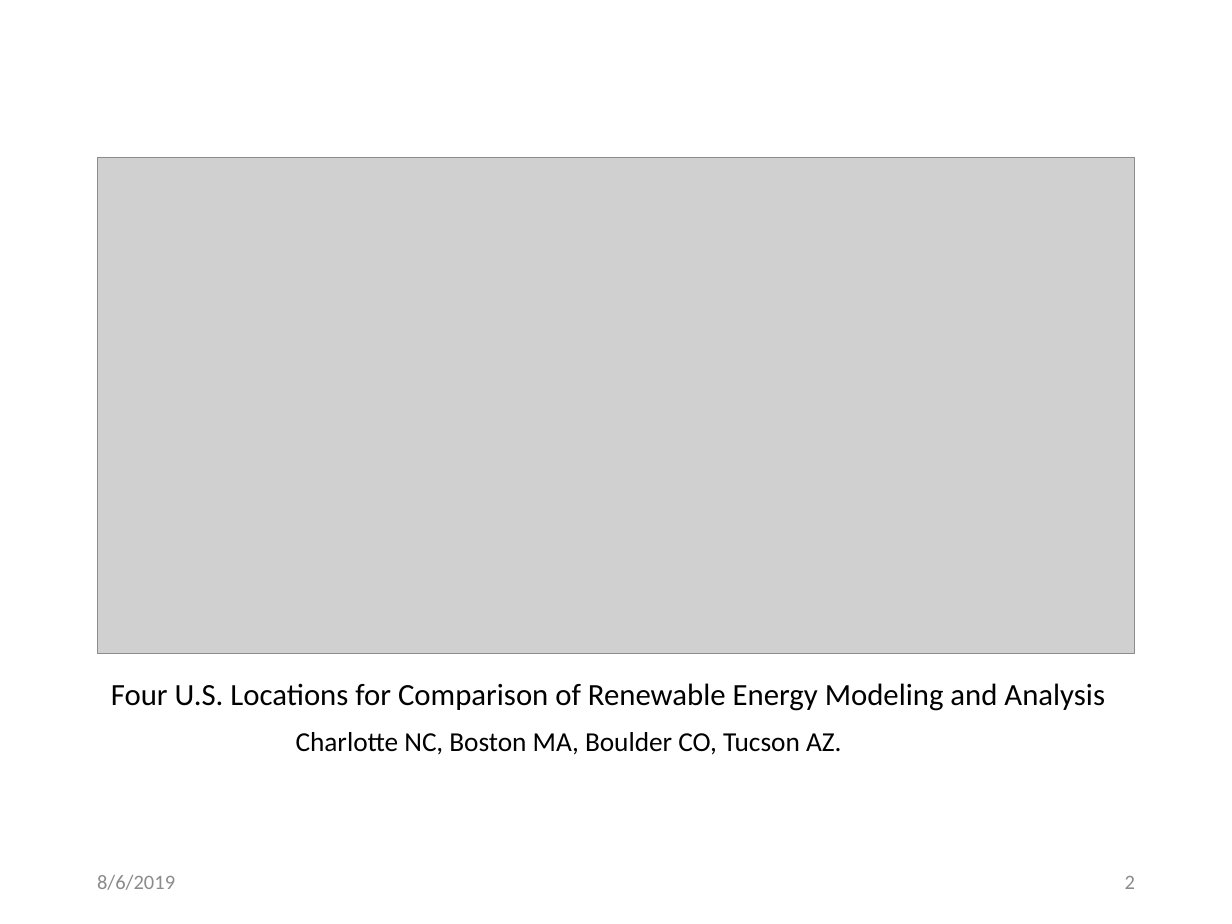
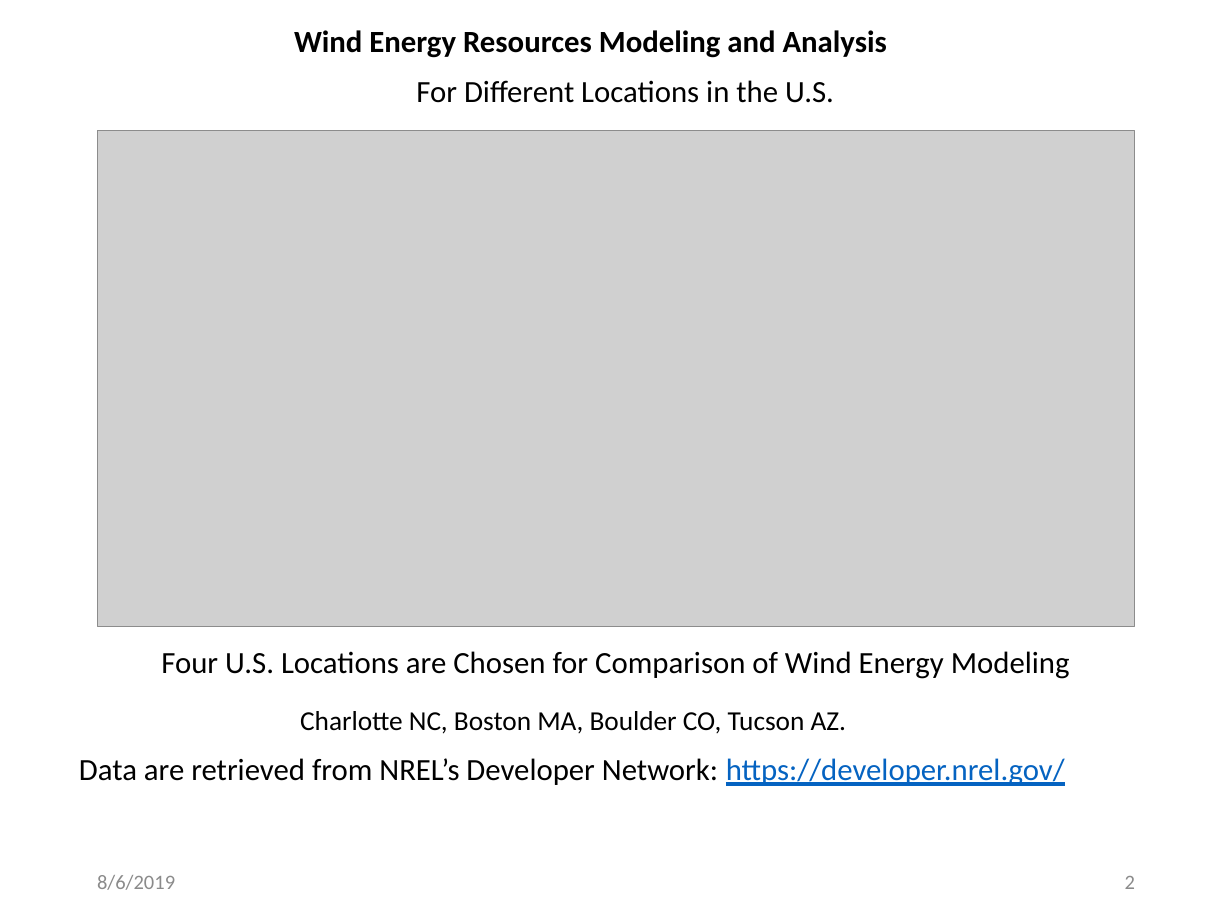
Before and after one commit to mhdella/Renewable-Energy-Analytics, a slide deck: slide 2 of wind_solar_time_series_analysis/Wind_Energy_Modeling_Analysis.pptx. Drawn at 1232x924 pixels with LibreOffice and Linux fonts; fonts in the diff are those of the drawing; grey boxes stand for pictures. Boxes give left, top, right and bottom in pixels: in the first picture for what was removed or moved away, otherwise in the second. Text is boxed around its words. In the diff, an @@ line names an element or a change of style, - is before the commit and + after.

Commit message:
wind_solar_modeling
This folder include codes, presentations and other files

```diff
--- a/wind_solar_time_series_analysis/Wind_Energy_Modeling_Analysis.pptx
+++ b/wind_solar_time_series_analysis/Wind_Energy_Modeling_Analysis.pptx
@@ text added at <box>294,30,887,58</box>, 18 pt, text #000000, bold @@
+Wind Energy Resources Modeling and Analysis
@@ text added at <box>416,80,834,103</box>, 18 pt, text #000000 @@
+For Different Locations in the U.S.
@@ picture: place and size @@
-picture at <box>97,158,1135,654</box>
+picture at <box>97,131,1135,627</box>
@@ text at <box>161,651,1070,679</box>: text changed @@
-Four U.S. Locations for Comparison of Renewable Energy Modeling and Analysis
+Four U.S. Locations are Chosen for Comparison of Wind Energy Modeling
@@ text "Charlotte NC, Boston MA, Boulder ...": place and size @@
-text "Charlotte NC, Boston MA, Boulder ..." at <box>296,732,842,755</box>
+text "Charlotte NC, Boston MA, Boulder ..." at <box>300,711,847,734</box>
@@ text added at <box>79,758,1065,786</box>, 18 pt, text #000000 @@
+Data are retrieved from NREL’s Developer Network: https://developer.nrel.gov/
```
Also in this commit, not shown: 6 other slides changed, 4 slides added, 39 slides removed, 29 other files.
